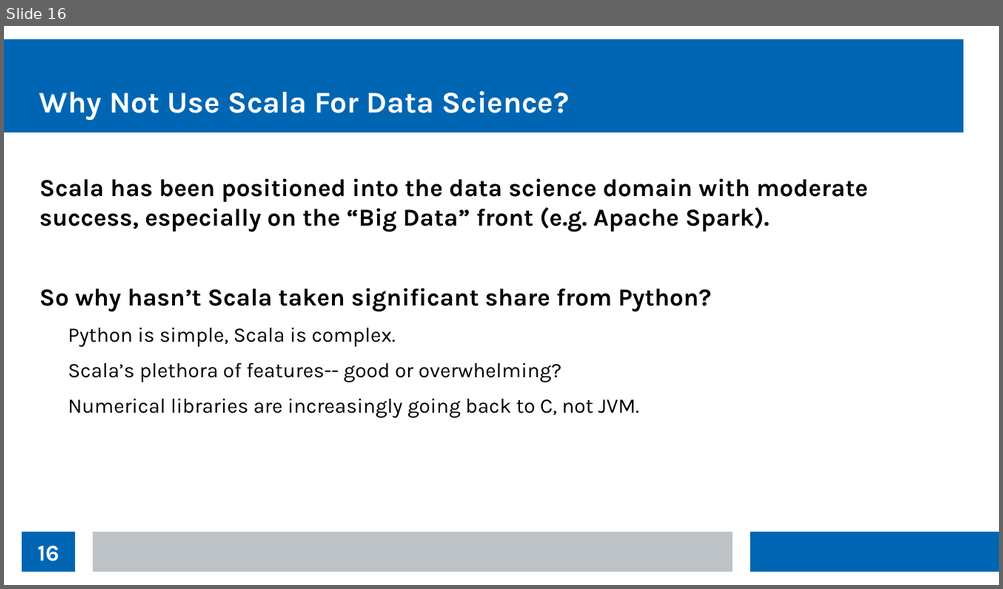
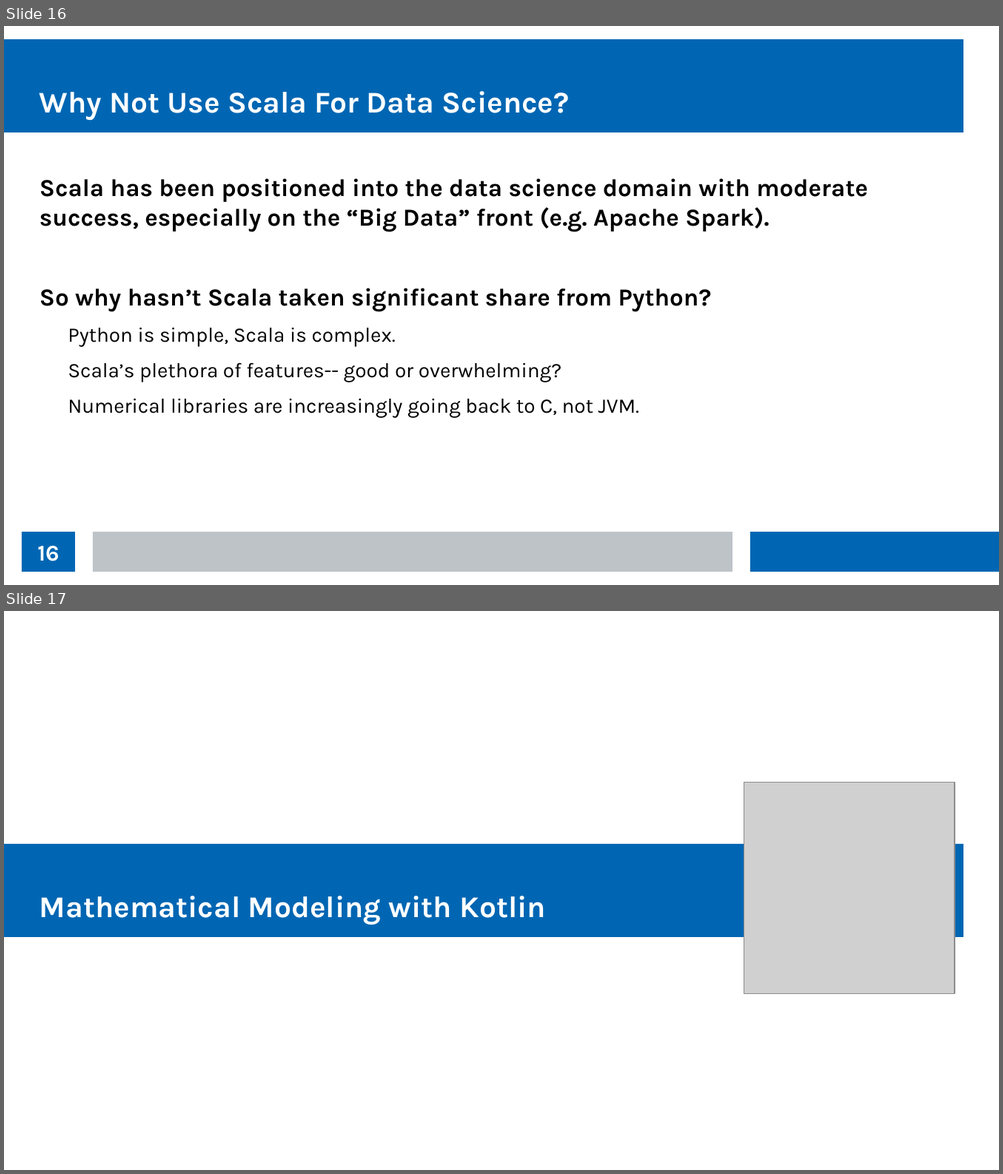
Before and after one commit to thomasnield/kotlin_data_science_talk_ChicagoJUG, a slide deck: kotlin_data_science_talk_chijug_slides.odp. Shown one above the other, each under a label of ours: slide 16 before the commit, slides 16 and 17 after it. The pictures are 1003x589 and 1003x1174 pixels, drawn with LibreOffice and Linux fonts; fonts in the diff are those of the drawing; grey boxes stand for pictures. Boxes give left, top, right and bottom in pixels: in the first picture for what was removed or moved away, otherwise in the second. Text is boxed around its words. In the diff, an @@ line names an element or a change of style, - is before the commit and + after.

```diff
--- a/kotlin_data_science_talk_chijug_slides.odp
+++ b/kotlin_data_science_talk_chijug_slides.odp
@@ slide 17 added at (x1=4, y1=611, x2=999, y2=1170), background #FFFFFF @@
@@ picture added at (x1=744, y1=783, x2=954, y2=994) @@
@@ rectangle added at (x1=4, y1=844, x2=963, y2=937), fill #0066B3 @@
@@ title added at (x1=40, y1=896, x2=546, y2=925), 24 pt, text #FFFFFF, bold @@
+Mathematical Modeling with Kotlin
```
Also in this commit, not shown: 2 slides changed, 3 other slides added, 1 slide removed.
